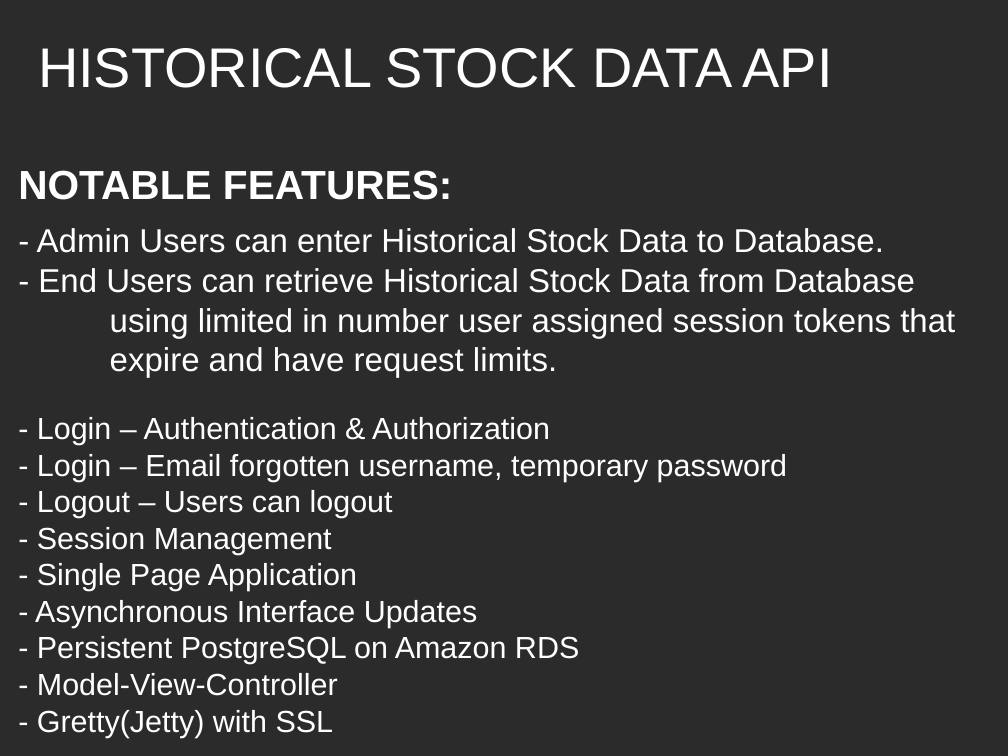
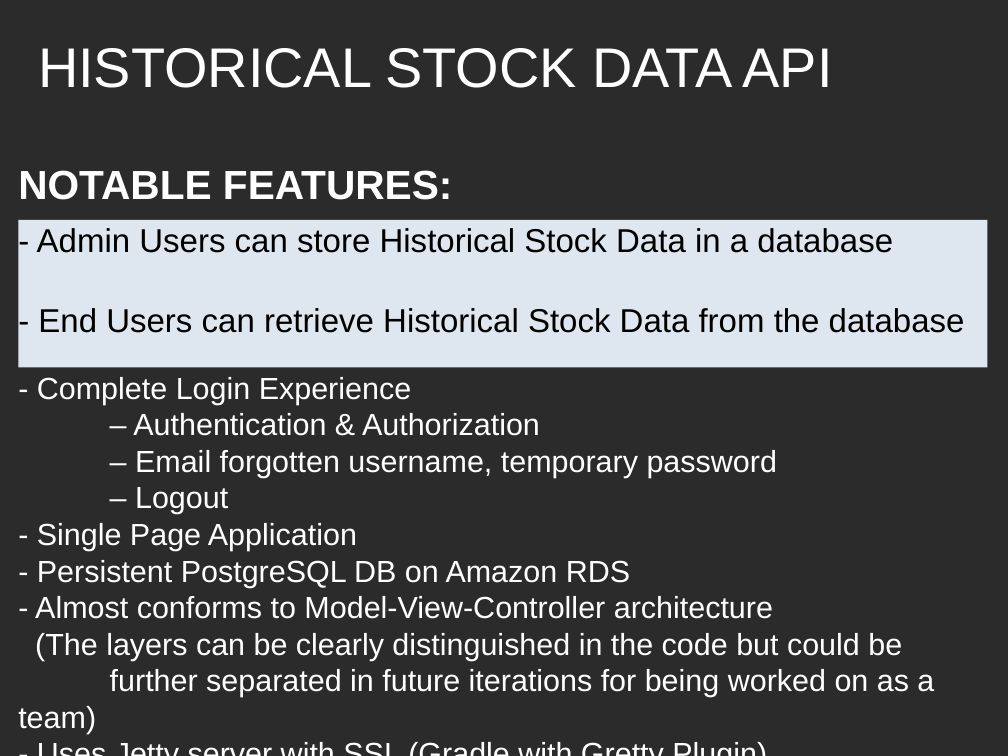
Before and after one commit to nrevs/project_one, a slide deck: slide 2 of ProjectOne.odp. Drawn at 1008x756 pixels with LibreOffice and Linux fonts; fonts in the diff are those of the drawing; background and template pictures are left out; a plain dark background stands for a picture behind light text. Boxes give left, top, right and bottom in pixels: in the first picture for what was removed or moved away, otherwise in the second. Text is boxed around its words. In the diff, an @@ line names an element or a change of style, - is before the commit and + after.

Commit message:
updating presentation, a little style

```diff
--- a/ProjectOne.odp
+++ b/ProjectOne.odp
@@ rectangle "- Admin Users can store ...": place and size @@
-rectangle "- Admin Users can store ..." at <box>37,228,955,378</box>
+rectangle "- Admin Users can store ..." at <box>18,220,988,367</box>
@@ rectangle "- Admin Users can store ..." at <box>18,220,988,367</box>: fill none to #DEE6EF @@
@@ text in rectangle at <box>37,228,965,333</box>: text changed; text colour #FFFFFF to #000000 @@
-- Admin Users can enter Historical Stock Data to Database.
-- End Users can retrieve Historical Stock Data from Database
-using limited in number user assigned session tokens that
-expire and have request limits.
+- Admin Users can store Historical Stock Data in a database
+- End Users can retrieve Historical Stock Data from the database
@@ subtitle "- Complete Login Experience": place and size @@
-subtitle "- Complete Login Experience" at <box>35,417,787,737</box>
+subtitle "- Complete Login Experience" at <box>18,377,934,734</box>
@@ subtitle at <box>37,377,777,514</box>: text changed @@
-- Login – Authentication & Authorization
-- Login – Email forgotten username, temporary password
-- Logout – Users can logout
-- Session Management
+- Complete Login Experience
+– Authentication & Authorization
+– Email forgotten username, temporary password
+– Logout
@@ subtitle at <box>18,560,934,734</box>: text changed @@
-- Asynchronous Interface Updates
-- Persistent PostgreSQL on Amazon RDS
-- Model-View-Controller
-- Gretty(Jetty) with SSL
+- Persistent PostgreSQL DB on Amazon RDS
+- Almost conforms to Model-View-Controller architecture
+(The layers can be clearly distinguished in the code but could be
+further separated in future iterations for being worked on as a team)
+- Uses Jetty server with SSL (Gradle with Gretty Plugin)
```
Also in this commit, not shown: 5 other slides changed, 7 other files.
